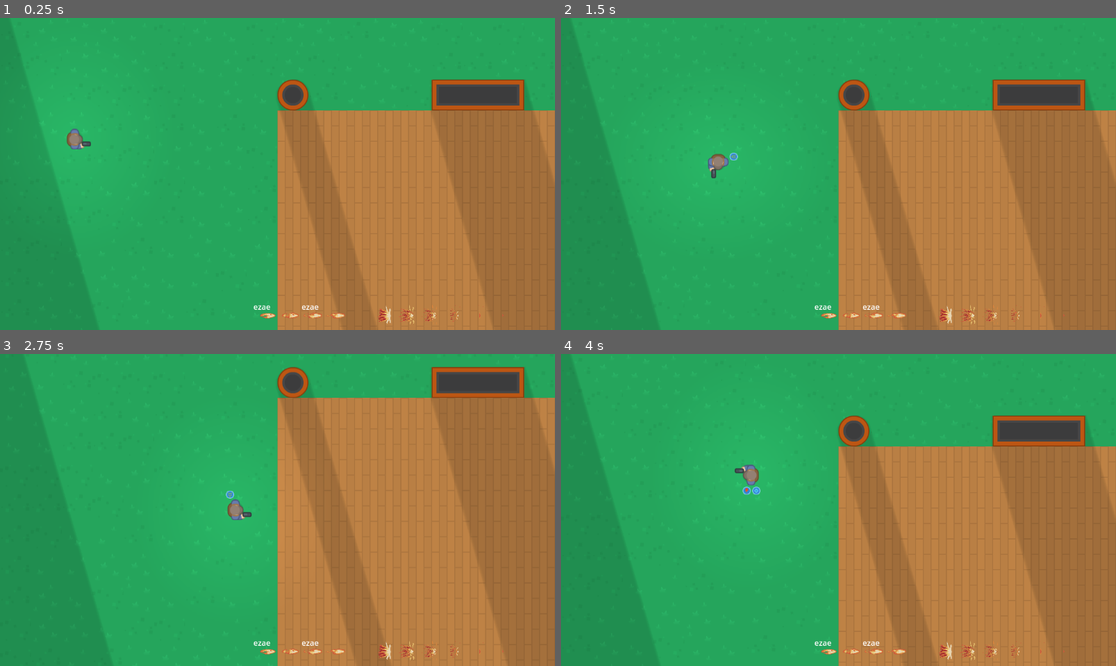
Above: before the commit, frames 1-4 (two rows, left to right).
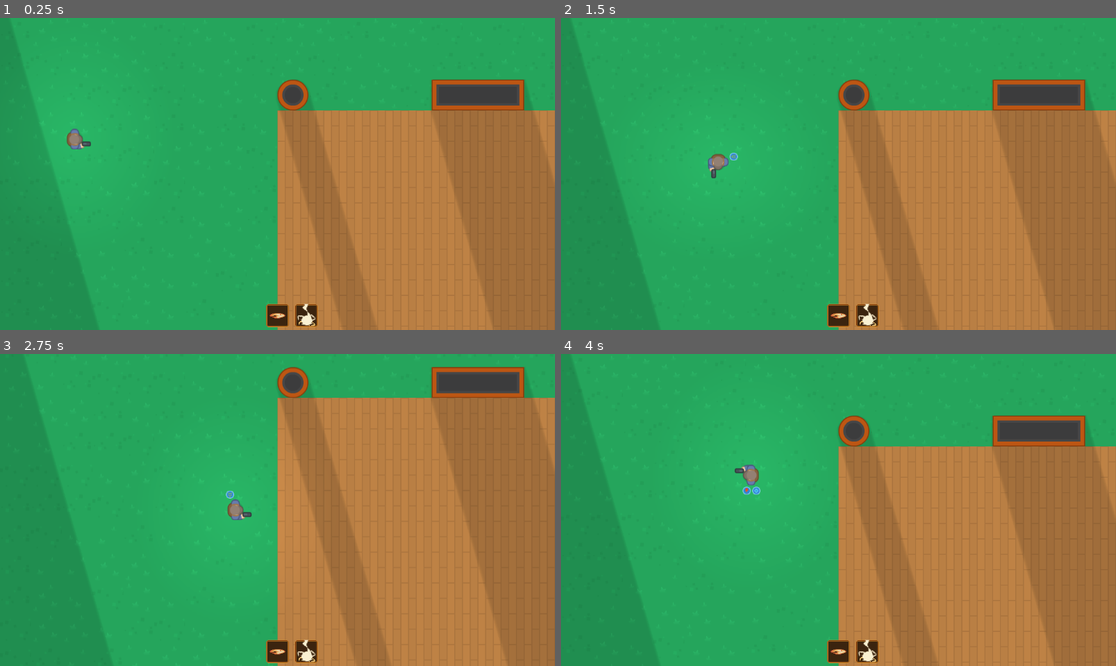
Above: after the commit, the same moments.

Repository: ChristopherDebray/godot_base
Game: Godot game, scene res://scenes/level/levels/level_test.tscn
The game is run twice, just before and just after one commit, with the same random seed, the same clock (stepped at 60 frames per second) and the same inputs.
Inputs (mouse positions are in pixels of both pictures, inside the frame that each line leads up to):
- Up to frame 1 (0.25 s): no input
- Up to frame 2 (1.5 s): tap Enter at 0.5 s; move the mouse to (960, 158) at 0.52 s; hold D (right) 0.53-1.28 s; tap 3 (b_3_action) at 0.6 s; move the mouse to (727, 189) at 1.27 s; hold S (down) from 1.28 s (still down); click (727, 189) at 1.35 s
- Up to frame 3 (2.75 s): move the mouse to (333, 441) at 2.02 s; release S (down) at 2.03 s; hold D (right) from 2.03 s (still down); tap E (validate) at 2.1 s
- Up to frame 4 (4 s): move the mouse to (810, 572) at 2.77 s; release D (right) at 2.78 s; hold W (up) 2.78-3.53 s; tap 1 (x_1_action) at 2.85 s; move the mouse to (1005, 556) at 3.52 s; hold A (left) from 3.53 s (still down); tap 2 (y_2_action) at 3.6 s

The runs differ from the first frame. In frame 1, 0.9% of the frame differs, in the area x 45-91%, y 91-100%; in frame 2, 0.9%; in frame 3, 0.9%; in frame 4, 0.9%.

Commit message:
feat: Added texturerect for spells cooldown

Diff:
--- a/scenes/ui/in_game_ui.tscn
+++ b/scenes/ui/in_game_ui.tscn
@@ -1,7 +1,8 @@
-[gd_scene load_steps=3 format=3 uid="uid://dqnnqulkpfar1"]
+[gd_scene load_steps=4 format=3 uid="uid://dqnnqulkpfar1"]
 
 [ext_resource type="PackedScene" uid="uid://blvvh7m353g4l" path="res://scenes/ui/spell_cooldown_indicator.tscn" id="1_uyty4"]
-[ext_resource type="Texture2D" uid="uid://c53oglprnqbva" path="res://assets/spells/Firebolt SpriteSheet.png" id="2_4db6k"]
+[ext_resource type="Texture2D" uid="uid://3b4qv17tokqm" path="res://assets/spells/firebolt_icon.png" id="2_4db6k"]
+[ext_resource type="Texture2D" uid="uid://uufldva48nc8" path="res://assets/spells/Thunderstrike_icon.png" id="3_eeonk"]
 
 [node name="InGameUi" type="Control"]
 layout_mode = 3
@@ -27,7 +28,7 @@
 layout_mode = 2
 size_flags_horizontal = 4
 size_flags_vertical = 8
-theme_override_constants/separation = 100
+theme_override_constants/separation = 60
 
 [node name="FireballCooldownIndicator" parent="MarginContainer/CooldownIndicators" instance=ExtResource("1_uyty4")]
 layout_mode = 2
@@ -39,3 +40,4 @@
 [node name="FireballCooldownIndicator2" parent="MarginContainer/CooldownIndicators" instance=ExtResource("1_uyty4")]
 layout_mode = 2
 spell_name = "lightning"
+icon = ExtResource("3_eeonk")
--- a/scenes/ui/spell_cooldown_indicator.gd
+++ b/scenes/ui/spell_cooldown_indicator.gd
@@ -10,9 +10,8 @@
 var remaining_time: float = 0.0
 var max_cooldown: float = 1.0
 
-@onready var icon_node: TextureRect = $Icon
-@onready var overlay: ColorRect = $CooldownOverlay
-@onready var label: Label = $CooldownLabel
+@onready var overlay: ColorRect = $MarginContainer/CooldownOverlay
+@onready var icon_node: TextureRect = $MarginContainer/Icon
 
 func _ready():
 	icon_node.texture = icon
@@ -42,8 +41,5 @@
 	overlay.visible = true
 	var full_height = icon_node.size.y
 	overlay.size.y = full_height * ratio
-	overlay.position.y = full_height - overlay.size.y
 
 	overlay.color = Color(0, 0, 0, 0.6)
-
-	label.text = str(round(time_left * 10.0) / 10.0)
--- a/scenes/ui/spell_cooldown_indicator.tscn
+++ b/scenes/ui/spell_cooldown_indicator.tscn
@@ -1,7 +1,7 @@
 [gd_scene load_steps=3 format=3 uid="uid://blvvh7m353g4l"]
 
 [ext_resource type="Script" uid="uid://dcdr4stl5wkq5" path="res://scenes/ui/spell_cooldown_indicator.gd" id="1_dojd6"]
-[ext_resource type="Texture2D" uid="uid://c53oglprnqbva" path="res://assets/spells/Firebolt SpriteSheet.png" id="2_xygbl"]
+[ext_resource type="Texture2D" uid="uid://b4s7bcympbvx1" path="res://assets/spells/cadre_spell.png" id="2_xygbl"]
 
 [node name="SpellCooldownIndicator" type="Control"]
 layout_mode = 3
@@ -10,20 +10,23 @@
 size_flags_vertical = 0
 script = ExtResource("1_dojd6")
 
-[node name="Icon" type="TextureRect" parent="."]
+[node name="MarginContainer" type="MarginContainer" parent="."]
 layout_mode = 0
 offset_right = 40.0
 offset_bottom = 40.0
+theme_override_constants/margin_left = 6
+theme_override_constants/margin_top = 6
+theme_override_constants/margin_right = 6
+theme_override_constants/margin_bottom = 6
+
+[node name="TextureRect" type="TextureRect" parent="MarginContainer"]
+layout_mode = 2
 texture = ExtResource("2_xygbl")
+expand_mode = 2
 
-[node name="CooldownLabel" type="Label" parent="."]
-layout_mode = 0
-offset_right = 40.0
-offset_bottom = 23.0
-text = "ezae"
+[node name="Icon" type="TextureRect" parent="MarginContainer"]
+layout_mode = 2
 
-[node name="CooldownOverlay" type="ColorRect" parent="."]
-layout_mode = 0
-offset_right = 40.0
-offset_bottom = 40.0
+[node name="CooldownOverlay" type="ColorRect" parent="MarginContainer"]
+layout_mode = 2
 color = Color(0.160784, 0.14902, 0.176471, 0.721569)
Binary file added: assets/spells/Thunderstrike_icon.png
Not shown, added: assets/spells/Thunderstrike_icon.png.import
Binary file added: assets/spells/cadre_spell.png
Not shown, added: assets/spells/cadre_spell.png.import
Binary file added: assets/spells/firebolt_icon.png
Not shown, added: assets/spells/firebolt_icon.png.import
